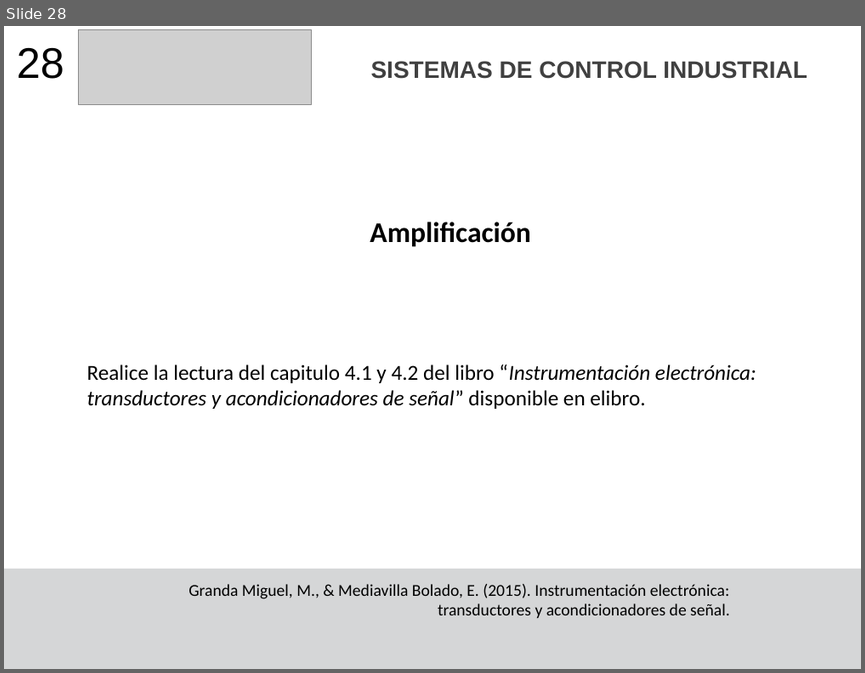
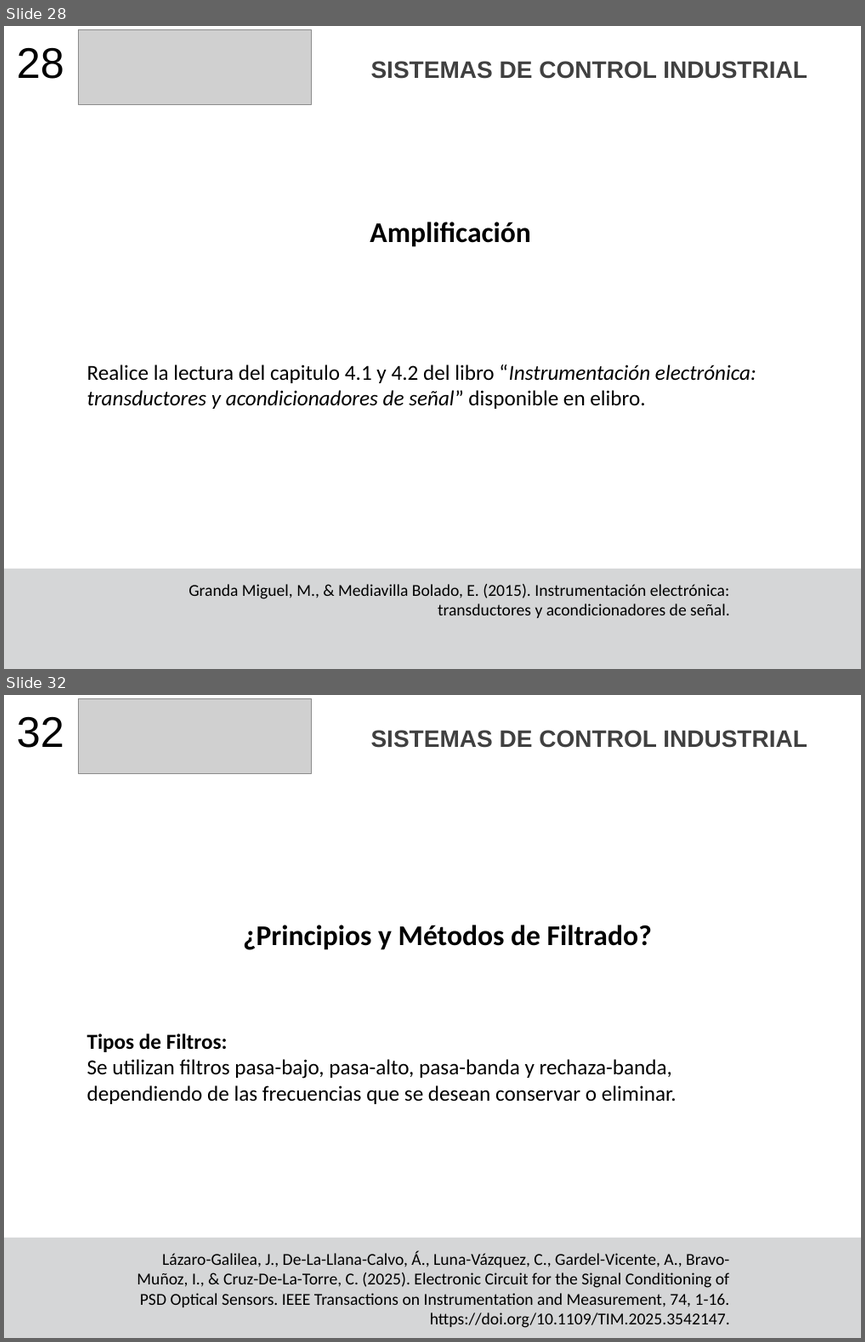
Before and after one commit to F4bian1012/Sistemas_De_Contro_Industrial, a slide deck: Lesson_5-6/Acondicionamiento_Señales.pptx. Shown one above the other, each under a label of ours: slide 28 before the commit, slides 28 and 32 after it; the slides between them are not shown. The pictures are 865x673 and 865x1342 pixels, drawn with LibreOffice and Linux fonts; fonts in the diff are those of the drawing; grey boxes stand for pictures. Boxes give left, top, right and bottom in pixels: in the first picture for what was removed or moved away, otherwise in the second. Text is boxed around its words. In the diff, an @@ line names an element or a change of style, - is before the commit and + after.

```diff
--- a/Lesson_5-6/Acondicionamiento_Señales.pptx
+++ b/Lesson_5-6/Acondicionamiento_Señales.pptx
@@ slide 32 added at box(4, 695, 861, 1338), background #FFFFFF; not listed: 1 template element that a slide beside it also shows @@
@@ text added at box(17, 716, 64, 748), 36 pt, text #000000 @@
+32
@@ picture added at box(79, 699, 312, 774) @@
@@ text added at box(371, 730, 807, 748), 20 pt, text #404040, bold @@
+SISTEMAS DE CONTROL INDUSTRIAL
@@ title added at box(243, 925, 652, 950), 24 pt, text #000000, bold @@
+¿Principios y Métodos de Filtrado?
@@ text added at box(87, 1033, 676, 1104), 18 pt, text #000000 @@
+Tipos de Filtros:
+Se utilizan filtros pasa-bajo, pasa-alto, pasa-banda y rechaza-banda, dependiendo de las frecuencias que se desean conservar o eliminar.
@@ text added at box(137, 1250, 730, 1327), 14 pt, text #000000 @@
+Lázaro-Galilea, J., De-La-Llana-Calvo, Á., Luna-Vázquez, C., Gardel-Vicente, A., Bravo-Muñoz, I., & Cruz-De-La-Torre, C. (2025). Electronic Circuit for the Signal Conditioning of PSD Optical Sensors. IEEE Transactions on Instrumentation and Measurement, 74, 1-16. https://doi.org/10.1109/TIM.2025.3542147.
```
Also in this commit, not shown: 2 slides changed, 20 other slides added, 4 other files.
